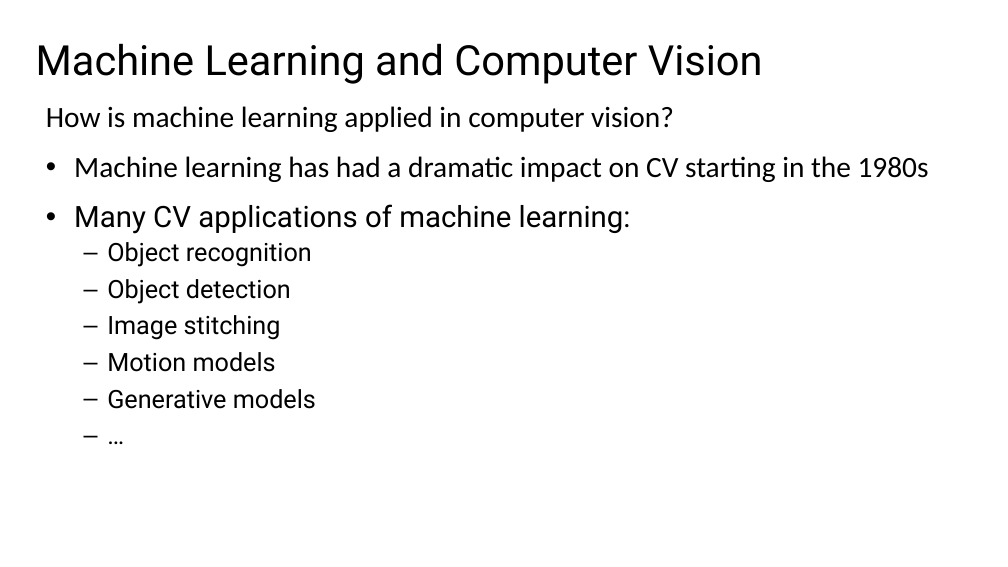
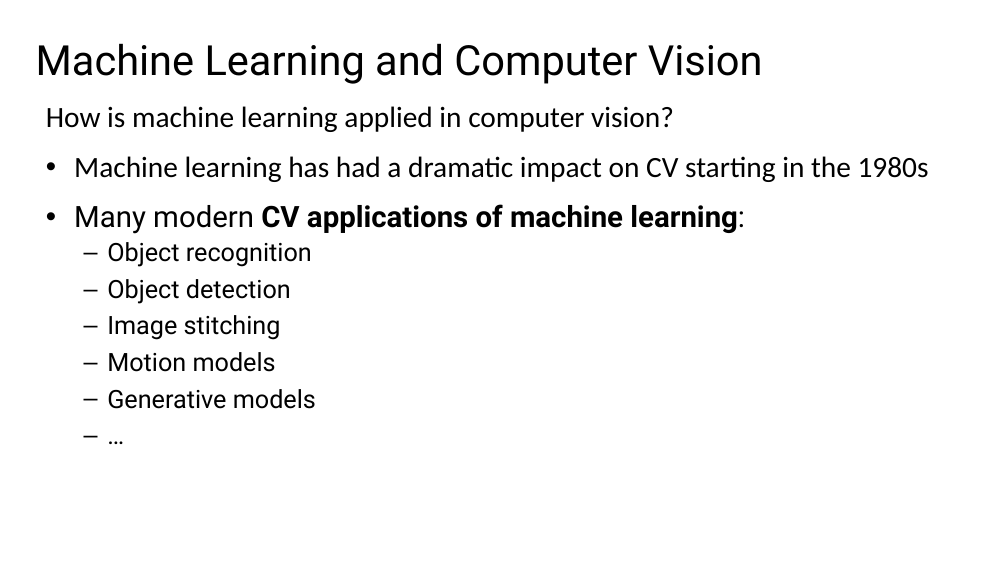
Before and after one commit to StephenElston/CSCI-E25, a slide deck: slide 2 of Slides/4_MachineLearningForCV.pptx. Drawn at 1008x567 pixels with LibreOffice and Linux fonts; fonts in the diff are those of the drawing. Boxes give left, top, right and bottom in pixels: in the first picture for what was removed or moved away, otherwise in the second. Text is boxed around its words. In the diff, an @@ line names an element or a change of style, - is before the commit and + after.

```diff
--- a/Slides/4_MachineLearningForCV.pptx
+++ b/Slides/4_MachineLearningForCV.pptx
@@ text at <box>74,204,745,234</box>: text changed; bold on @@
-• Many CV applications of machine learning:
+• Many modern CV applications of machine learning:
```
Also in this commit, not shown: 2 other slides changed, 15 slides added, 9 slides removed, 2 other files.
